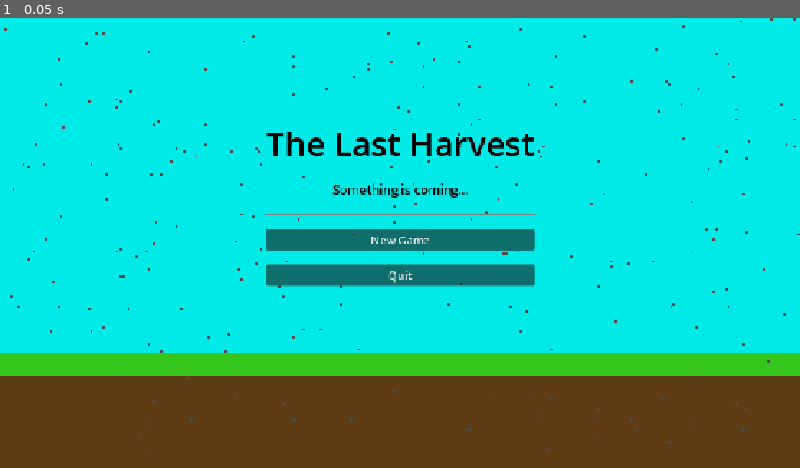
Above: before the commit, frame 1.
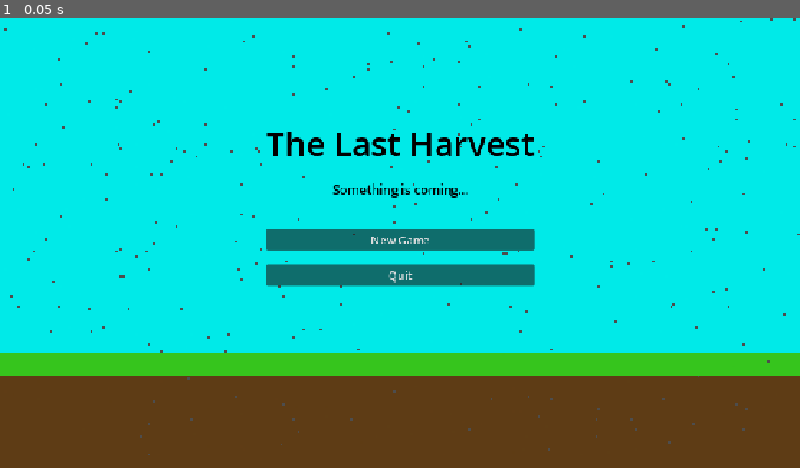
Above: after the commit, the same moment.

Repository: TheAbdullahSaleem/First-project-
Game: Godot game, scene res://scenes/MainMenu.tscn
The game is run twice, just before and just after one commit, with the same random seed, the same clock (stepped at 60 frames per second) and the same inputs. This scene is started directly instead of the project's main scene.
Inputs:
- Up to frame 1 (0.05 s): no input

The runs differ from the first frame. In frame 1, less than 0.1% of the frame differs, in the area x 33-67%, y 43-44%.

Commit message:
day & night backgrounds added

Diff:
--- a/scenes/MainMenu.tscn
+++ b/scenes/MainMenu.tscn
@@ -1,6 +1,8 @@
 [gd_scene format=3 uid="uid://du513clpbeqxa"]
 
 [ext_resource type="Texture2D" uid="uid://y16w1if3uevr" path="res://assets/sprites/background/menu.png" id="1_yqorp"]
+
+[sub_resource type="StyleBoxLine" id="StyleBoxLine_0ykhv"]
 
 [node name="MainMenu" type="Control" unique_id=1560203542]
 layout_mode = 3
@@ -49,6 +51,7 @@
 
 [node name="HSeparator" type="HSeparator" parent="background/VBoxContainer" unique_id=988414384]
 layout_mode = 2
+theme_override_styles/separator = SubResource("StyleBoxLine_0ykhv")
 
 [node name="New game" type="Button" parent="background/VBoxContainer" unique_id=378544597]
 layout_mode = 2
Binary file added: assets/sprites/background/day.png
Binary file added: assets/sprites/background/night.png
